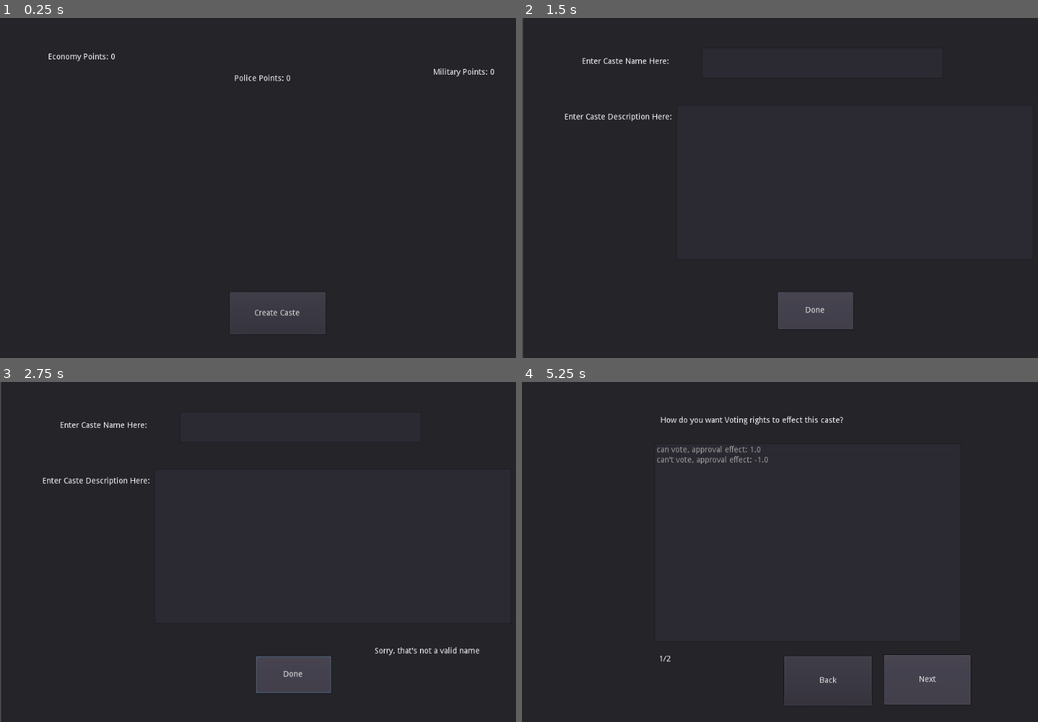
Above: before the commit, frames 1-4 (two rows, left to right).
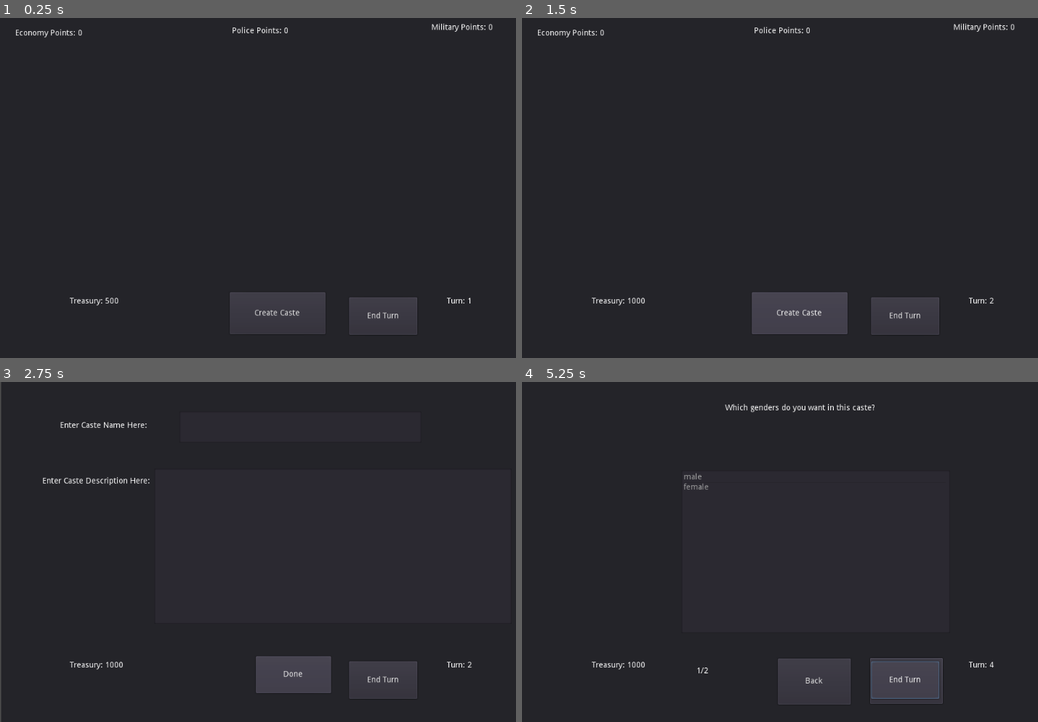
Above: after the commit, the same moments.

Repository: SeanKuehl/ProjectAutocrat
Game: Godot game, scene res://Scenes/root.tscn
Same seed, same stepped clock (60 frames per second), same inputs: the game is played once before the commit and once after it.
Inputs (mouse positions are in pixels of both pictures, inside the frame that each line leads up to):
- Up to frame 1 (0.25 s): no input
- Up to frame 2 (1.5 s): click (903, 317) at 0.5 s, where only the run after the commit has a clickable "End Turn"; click (826, 324) at 1.25 s, where only the run after the commit has a clickable "OK"
- Up to frame 3 (2.75 s): click (294, 674) at 2 s, where only the run before the commit has a clickable "Done"
- Up to frame 4 (5.25 s): click (821, 426) at 2.77 s; type "Alex" at 2.85 s; click (857, 545) at 3 s; type "12" at 3.08 s; click "Done" at 3.5 s; click "Next" at 4.25 s; click "Next" at 5 s

The runs differ from the first frame. In frame 1, 1.7% of the frame differs, in the area x 3-96%, y 1-94%; in frame 2, 2.8%; in frame 3, 1.3%; in frame 4, 3.1%, in the area x 13-92%, y 6-96%.

Commit message:
added random events and turns and made other changes

Diff:
--- a/Scenes/Castes/CasteEditMenu.tscn
+++ b/Scenes/Castes/CasteEditMenu.tscn
@@ -159,3 +159,5 @@
 [connection signal="pressed" from="SelectionsEditButton" to="." method="_on_SelectionsEditButton_pressed"]
 [connection signal="pressed" from="RightsEditButton" to="." method="_on_RightsEditButton_pressed"]
 [connection signal="pressed" from="OccupationsEditButton" to="." method="_on_OccupationsEditButton_pressed"]
+[connection signal="pressed" from="DoneButton" to="." method="_on_DoneButton_pressed"]
+[connection signal="pressed" from="DeleteCasteButton" to="." method="_on_DeleteCasteButton_pressed"]
--- a/Scenes/MainMenu/MainMenu.tscn
+++ b/Scenes/MainMenu/MainMenu.tscn
@@ -13,28 +13,28 @@
 }
 
 [node name="EconomyPointsLabel" type="Label" parent="."]
-margin_left = 85.3071
-margin_top = 61.7354
-margin_right = 217.307
-margin_bottom = 109.735
+margin_left = 26.9391
+margin_top = 20.2043
+margin_right = 158.939
+margin_bottom = 68.2039
 __meta__ = {
 "_edit_use_anchors_": false
 }
 
 [node name="PolicePointsLabel" type="Label" parent="."]
-margin_left = 413.066
-margin_top = 99.8991
-margin_right = 581.066
-margin_bottom = 169.899
+margin_left = 408.576
+margin_top = 15.7145
+margin_right = 576.576
+margin_bottom = 85.7144
 __meta__ = {
 "_edit_use_anchors_": false
 }
 
 [node name="MilitaryPointsLabel" type="Label" parent="."]
-margin_left = 763.274
-margin_top = 88.6745
-margin_right = 926.274
-margin_bottom = 170.674
+margin_left = 759.907
+margin_top = 10.1022
+margin_right = 922.907
+margin_bottom = 92.1017
 __meta__ = {
 "_edit_use_anchors_": false
 }
@@ -48,4 +48,33 @@
 __meta__ = {
 "_edit_use_anchors_": false
 }
+
+[node name="EndTurnButton" type="Button" parent="."]
+margin_left = 615.0
+margin_top = 493.0
+margin_right = 735.0
+margin_bottom = 559.0
+text = "End Turn"
+__meta__ = {
+"_edit_use_anchors_": false
+}
+
+[node name="TurnLabel" type="Label" parent="."]
+margin_left = 787.0
+margin_top = 493.0
+margin_right = 947.0
+margin_bottom = 556.0
+__meta__ = {
+"_edit_use_anchors_": false
+}
+
+[node name="TreasuryLabel" type="Label" parent="."]
+margin_left = 123.471
+margin_top = 492.761
+margin_right = 255.471
+margin_bottom = 552.761
+__meta__ = {
+"_edit_use_anchors_": false
+}
 [connection signal="pressed" from="CreateCasteButton" to="." method="_on_CreateCasteButton_pressed"]
+[connection signal="pressed" from="EndTurnButton" to="." method="_on_EndTurnButton_pressed"]
--- /dev/null
+++ b/Scenes/RandomEvents/RandomEventMenu.tscn
@@ -0,0 +1,51 @@
+[gd_scene load_steps=2 format=2]
+
+[ext_resource path="res://Scripts/RandomEvents/RandomEventMenu.gd" type="Script" id=1]
+
+[node name="RandomEventMenu" type="CanvasLayer"]
+script = ExtResource( 1 )
+
+[node name="Panel" type="Panel" parent="."]
+margin_right = 1037.0
+margin_bottom = 610.0
+__meta__ = {
+"_edit_use_anchors_": false
+}
+
+[node name="EventNameLabel" type="Label" parent="."]
+margin_left = 282.0
+margin_top = 49.0
+margin_right = 734.0
+margin_bottom = 107.0
+__meta__ = {
+"_edit_use_anchors_": false
+}
+
+[node name="EventDescLabel" type="Label" parent="."]
+margin_left = 196.0
+margin_top = 175.0
+margin_right = 905.0
+margin_bottom = 358.0
+__meta__ = {
+"_edit_use_anchors_": false
+}
+
+[node name="EventValuesLabel" type="Label" parent="."]
+margin_left = 247.344
+margin_top = 384.719
+margin_right = 837.344
+margin_bottom = 449.719
+__meta__ = {
+"_edit_use_anchors_": false
+}
+
+[node name="OKButton" type="Button" parent="."]
+margin_left = 479.208
+margin_top = 508.574
+margin_right = 591.208
+margin_bottom = 571.574
+text = "OK"
+__meta__ = {
+"_edit_use_anchors_": false
+}
+[connection signal="pressed" from="OKButton" to="." method="_on_OKButton_pressed"]
--- a/Scripts/Castes/Caste.gd
+++ b/Scripts/Castes/Caste.gd
@@ -153,6 +153,8 @@
 
 	return derefToSend
 
+
+
 func _on_EditButton_pressed():
 	#caste info could have been edited since last time, remake infoList
 	infoList = [casteName, casteDesc, selectionsList, rightsList, occupationList, ID]
--- a/Scripts/Castes/CasteEditMenu.gd
+++ b/Scripts/Castes/CasteEditMenu.gd
@@ -4,6 +4,9 @@
 signal UserWantsToEditSelections(selections, casteID)
 signal UserWantsToEditRights(rights, casteID)
 signal UserWantsToEditOccupations(occupations, casteID)
+
+signal UserIsDoneWithCasteEditMenu()
+signal UserWantsToDeleteCaste(casteID)
 
 
 var casteName = ""
@@ -96,3 +99,13 @@
 
 func _on_OccupationsEditButton_pressed():
 	emit_signal("UserWantsToEditOccupations", occupationList, ID)
+
+
+
+func _on_DoneButton_pressed():
+	emit_signal("UserIsDoneWithCasteEditMenu")
+
+
+func _on_DeleteCasteButton_pressed():
+
+	emit_signal("UserWantsToDeleteCaste", ID)
--- a/Scripts/GlobalScripts/Global.gd
+++ b/Scripts/GlobalScripts/Global.gd
@@ -9,6 +9,8 @@
 var listOfSelections = []	#other things will copy from here and make changes to their local copy
 var listOfRights = []
 var listOfOccupations = []
+
+var listOfRandomEvents = []
 
 var populationSize = 1000
 
@@ -79,5 +81,29 @@
 func SetListOfOccupations(newVal):
 	listOfOccupations = newVal
 
+func SetListOfRandomEvents(newVal):
+	listOfRandomEvents = newVal
+
+func GetRandomEventAtRandom():
+	#this will return a random random event
+	#if a certain random change is met
+
+	var minChance = 1
+	var maxChance = 4	#I will check if it's 4, this means there's basically a 1 in 4 chance of a random event
+
+	var rng = RandomNumberGenerator.new()
+	rng.randomize()
+	var weatherOrNotToHaveEvent = rng.randi_range(minChance, maxChance)	#max inclusive
+
+	if weatherOrNotToHaveEvent == 4:
+		#get a random random event
+		var minEventIndex = 0
+		var maxEventIndex = len(listOfRandomEvents)-1
+		return listOfRandomEvents[rng.randi_range(minEventIndex, maxEventIndex)]
+
+	else:
+		return []	#empty list, used to tell that there will be no random event this turn
+
+
 func _ready():
 	pass
--- a/Scripts/MainMenu/MainMenu.gd
+++ b/Scripts/MainMenu/MainMenu.gd
@@ -3,6 +3,8 @@
 onready var caste = load("res://Scenes/Castes/Caste.tscn")
 
 onready var casteEditMenu = load("res://Scenes/Castes/CasteEditMenu.tscn")
+
+onready var randomEventMenu = load("res://Scenes/RandomEvents/RandomEventMenu.tscn")
 
 signal UserWantsToCreateCaste()
 
@@ -19,12 +21,59 @@
 var polPopAndApprovalList = [0,0]	#pop, approval
 var occupationPoints = [0,0,0]	#econ, pol, mil
 
+var treasury = 500	#this is the initial amount in the treasury
+var turn = 1
+
+var numberOfCastesInRow = 1
+var startingX = 100
+var startingY = 200
+
+var casteTemporaryApprovalChanges = []
+var temporaryMilPointChanges = []
+var temporaryPolPointChanges = []
+
 func _ready():
+	var turnLabelText = "Turn: "+str(turn)
+	$TurnLabel.text = turnLabelText
+
+	var treasuryLabelText = "Treasury: "+str(treasury)
+	$TreasuryLabel.text = treasuryLabelText
+
+
 	casteEditMenu = casteEditMenu.instance()
+	casteEditMenu.connect("UserIsDoneWithCasteEditMenu", self, "HideCasteEditMenu")
+
+	casteEditMenu.connect("UserWantsToDeleteCaste", self, "DeleteCasteAndCloseEditMenu")
 	get_parent().ConnectCasteEditMenuSignals(casteEditMenu)
-
 	add_child(casteEditMenu)
 	get_node("CasteEditMenu").HideMyStuff()
+
+	randomEventMenu = randomEventMenu.instance()
+	randomEventMenu.connect("UserDoneWithRandomEventMenu", self, "HideRandomEventMenu")
+	add_child(randomEventMenu)
+	get_node("RandomEventMenu").HideMyStuff()
+
+
+func DeleteCasteAndCloseEditMenu(casteID):
+	#hide casteEditMenu
+	get_node("CasteEditMenu").HideMyStuff()
+
+	#remove the caste
+	var casteToRemove = 0
+	for x in range(0,len(casteList)):
+		if casteList[x].GetID() == casteID:
+			casteToRemove = casteList[x]
+
+	casteList.erase(casteToRemove)
+
+	#update all castes after this change
+	ResetCastesAfterChange()
+
+func HideCasteEditMenu():
+	get_node("CasteEditMenu").HideMyStuff()
+
+func HideRandomEventMenu():
+	get_node("RandomEventMenu").HideMyStuff()
 
 func Init(econPoints, polPoints, milPoints):
 	$EconomyPointsLabel.text = "Economy Points: "+str(econPoints)
@@ -39,7 +88,22 @@
 
 	newCaste.Init(newCasteInfo)
 	newCaste.CalculateRightsApproval()
-	newCaste.rect_global_position = Vector2(100,100)
+
+
+
+	if numberOfCastesInRow == 1:
+		newCaste.rect_global_position = Vector2(startingX,startingY)
+	elif numberOfCastesInRow == 2:
+		newCaste.rect_global_position = Vector2(startingX+200,startingY)
+	elif numberOfCastesInRow == 3:
+		newCaste.rect_global_position = Vector2(startingX+400,startingY)
+
+
+	numberOfCastesInRow += 1
+	if numberOfCastesInRow == 4:
+		startingY += 200
+		numberOfCastesInRow = 1
+
 	newCaste.connect("UserWantsToEditCaste", self, "DoEditCasteMenu")
 
 
@@ -430,3 +494,119 @@
 
 func _on_CreateCasteButton_pressed():
 	emit_signal("UserWantsToCreateCaste")
+
+func HandleRandomEvent(event):
+	#event values in the order:
+	#treasury adjustment, random caste adjustment, mil point change(temp), pol point change(temp)
+	var values = event.GetValues()
+
+	#adjust the treasury
+	treasury += int(values[0])
+
+	#if there is an amount to adjust a random caste by, adjust a random caste
+	if int(values[1]) == 0:
+		#no change, ignore
+		pass
+	else:
+		#there is a change, pick a random caste and apply the change to it
+		var rng = RandomNumberGenerator.new()
+		rng.randomize()
+		var randomCasteIndex = rng.randi_range(0, len(casteList)-1)	#max inclusive
+		var randomCasteID = casteList[randomCasteIndex].GetID()
+
+		for x in range(0,len(casteList)):
+			if casteList[x].GetID() == randomCasteID:
+				#casteTemporaryApprovalChanges
+				var old = casteList[x].GetRightsApproval()
+				var new = old + int(values[1])
+				casteList[x].SetRightsApproval(new)
+				casteTemporaryApprovalChanges.append([int(values[1]), turn+5, randomCasteID])	#in 5 turns this will be undone
+
+
+	#do temp military point change
+
+	milPopAndApprovalList[1] += int(values[2])	#the first one at [1] is approval
+	temporaryMilPointChanges.append([turn+5, int(values[2])])	#in 5 turns undo it
+
+
+	#do temp police point change
+
+	polPopAndApprovalList[1] += int(values[3])
+
+	temporaryPolPointChanges.append([turn+5, int(values[3])])
+
+
+func HandleRemovingTemporaryChanges():
+
+	#first check if any police point changes are due
+	var indexesToRemove = []
+	for x in range(0, len(temporaryPolPointChanges)):
+		var currentChange = temporaryPolPointChanges[x]
+		if currentChange[0] == turn:
+			#this change is due to be undone
+			polPopAndApprovalList[1] -= currentChange[1]
+			indexesToRemove.append([currentChange[0], currentChange[1]])
+
+	for x in indexesToRemove:
+		temporaryPolPointChanges.erase(x)
+
+
+	#next check if any military point changes are due
+	indexesToRemove = []
+	for x in range(0, len(temporaryMilPointChanges)):
+		var currentChange = temporaryMilPointChanges[x]
+		if currentChange[0] == turn:
+			#it's due to be undone
+			milPopAndApprovalList[1] -= currentChange[1]
+			indexesToRemove.append([currentChange[0], currentChange[1]])
+
+
+	for x in indexesToRemove:
+		temporaryPolPointChanges.erase(x)
+
+
+	#handle caste approval changes
+	#[int(values[1]), turn+5, randomCasteID]
+	indexesToRemove = []
+	for x in range(0, len(casteTemporaryApprovalChanges)):
+		var currentChange = casteTemporaryApprovalChanges[x]
+		if currentChange[1] == turn:
+			#it's due to be undone
+			UndoCasteTempApprovalChange(currentChange[2], currentChange[0])
+			indexesToRemove.append(currentChange)
+
+
+	for x in indexesToRemove:
+		casteTemporaryApprovalChanges.erase(x)
+
+
+
+
+func UndoCasteTempApprovalChange(casteID, value):
+
+	for x in range(0, len(casteList)):
+		if casteList[x].GetID() == casteID:
+			var old = casteList[x].GetRightsApproval()
+			var new = old - value
+			casteList[x].SetRightsApproval(new)
+
+func _on_EndTurnButton_pressed():
+	turn += 1
+	var turnLabelText = "Turn: "+str(turn)
+	$TurnLabel.text = turnLabelText
+
+	var randomEvent = Global.GetRandomEventAtRandom()
+	if typeof(randomEvent) == TYPE_OBJECT:
+		HandleRandomEvent(randomEvent)
+		get_node("RandomEventMenu").ShowMyStuff()
+		get_node("RandomEventMenu").ShowEvent(randomEvent)
+	else:
+		pass
+
+
+	#check if any temp changes need to be undone
+	HandleRemovingTemporaryChanges()
+
+	treasury += occupationPoints[0]	#econ points
+	var treasuryLabelText = "Treasury: "+str(treasury)
+	$TreasuryLabel.text = treasuryLabelText
--- /dev/null
+++ b/Scripts/RandomEvents/RandomEvent.gd
@@ -0,0 +1,40 @@
+
+var randomEventName = ""
+var randomEventDescription = ""
+var randomEventsValues = [0,0,0,0]	#treasury adjustment, random caste adjustment, mil point change(temp), pol point change(temp)
+
+# Called when the node enters the scene tree for the first time.
+func _ready():
+	pass # Replace with function body.
+
+#rawSelection is a list of strings where the first item is the name and the rest are the values
+func init(passedName, passedDesc, passedValues):
+
+
+	randomEventName = passedName
+
+	randomEventDescription = passedDesc
+
+	randomEventsValues = passedValues
+
+func copy(passedName, passedDesc, passedValues):
+	randomEventName = passedName
+
+	randomEventDescription = passedDesc
+
+	randomEventsValues = passedValues
+
+func GetName():
+	return randomEventName
+
+func GetDescription():
+	return randomEventDescription
+
+func GetValues():
+	return randomEventsValues
+
+
+
+# Called every frame. 'delta' is the elapsed time since the previous frame.
+#func _process(delta):
+#	pass
--- /dev/null
+++ b/Scripts/RandomEvents/RandomEventMenu.gd
@@ -0,0 +1,40 @@
+extends CanvasLayer
+
+
+
+signal UserDoneWithRandomEventMenu()
+
+
+func HideMyStuff():
+	$Panel.hide()
+	$EventNameLabel.hide()
+	$EventDescLabel.hide()
+	$EventValuesLabel.hide()
+	$OKButton.hide()
+
+func ShowMyStuff():
+	$Panel.show()
+	$EventNameLabel.show()
+	$EventDescLabel.show()
+	$EventValuesLabel.show()
+	$OKButton.show()
+
+
+
+
+func ShowEvent(event):
+	#maybe tell the user which caste is getting the approval change if needed
+
+	$EventNameLabel.text = event.GetName()
+	$EventDescLabel.text = event.GetDescription()
+
+	var values = event.GetValues()
+	var labelText = "Treasury change: "+str(values[0])+", caste approval change: "+str(values[1])+", military points change: "+str(values[2])+", "+" police points change: "+str(values[3])
+	$EventValuesLabel.text = labelText
+
+
+
+
+func _on_OKButton_pressed():
+
+	emit_signal("UserDoneWithRandomEventMenu")
--- /dev/null
+++ b/Scripts/RandomEvents/RandomEventsLoader.gd
@@ -0,0 +1,119 @@
+var sampleDir = "res://Assets/RandomEventsFolder/"
+var randomEventScript = load("res://Scripts/RandomEvents/RandomEvent.gd")
+
+# Called when the node enters the scene tree for the first time.
+func _ready():
+	pass
+
+
+func init():
+
+	var file = GetFilePathsInDirectory(sampleDir)
+
+	var randomEvents = ReadLinesFromFile(file[0])
+
+
+	var randomEventNames = []
+	var randomEventDesc = []
+	var randomEventValues = []
+
+	var listOfRandomEvents = []
+
+	var linesUsed = 0
+	#three lines per event
+
+	for x in randomEvents:
+
+		if linesUsed == 0:
+
+			var temp = x
+			if len(temp) == 0:
+				#it was blank, skip
+				pass
+			else:
+
+				randomEventNames.append(temp)
+
+			linesUsed += 1
+
+		elif linesUsed == 1:
+			var temp = x
+			if len(temp) == 0:
+				#it was blank, skip
+				pass
+			else:
+
+				randomEventDesc.append(temp)
+
+			linesUsed += 1
+
+		elif linesUsed == 2:
+			var temp = x.split(",")
+			if len(temp) == 0:
+				#if it was blank, skip
+				pass
+			else:
+				randomEventValues.append(temp)
+			linesUsed = 0
+
+
+
+	for x in range(0,len(randomEventNames)):
+		#all lists should be same length
+		var newEvent = randomEventScript.new()
+		newEvent.init(randomEventNames[x], randomEventDesc[x], randomEventValues[x])
+		listOfRandomEvents.append(newEvent)
+
+
+	Global.SetListOfRandomEvents(listOfRandomEvents)
+
+
+
+
+func ReadLinesFromFile(fileName):
+	var file = File.new()
+	file.open(fileName, File.READ)
+	var content = []
+	#check for empty lines! reading etc the file will add an empty line onto the end of it
+	var line = ""
+	while file.eof_reached() == false:
+		line = file.get_line()
+		if line == "":
+			#it's an empty line, ignore it
+			pass
+		else:
+			content.append(line)
+
+	file.close()
+
+
+	return content
+
+func GetFilePathsInDirectory(dir):
+
+	var fileNames = list_files_in_directory(dir)
+	var filePaths = []
+	#to read from the file, it will need the full path to the file
+	for x in fileNames:
+		filePaths.append(dir+x)
+
+	return filePaths
+
+
+#path, a file path
+func list_files_in_directory(path):
+	var files = []
+	var dir = Directory.new()
+	dir.open(path)
+	dir.list_dir_begin()
+
+	while true:
+		var file = dir.get_next()
+		if file == "":
+			break
+		elif not file.begins_with("."):
+			files.append(file)
+
+	dir.list_dir_end()
+
+	return files
--- a/Scripts/root.gd
+++ b/Scripts/root.gd
@@ -8,6 +8,8 @@
 
 onready var occupationLoaderScript = load("res://Scripts/Occupations/OccupationsLoader.gd")
 onready var occupationMenu = load("res://Scenes/Occupations/OccupationMenu.tscn")
+
+onready var randomEventLoaderScript = load("res://Scripts/RandomEvents/RandomEventsLoader.gd")
 
 onready var basicInfoMenu = load("res://Scenes/Castes/CasteBasicInfoMenu.tscn")
 
@@ -50,6 +52,9 @@
 	occupationLoaderScript = occupationLoaderScript.new()
 	occupationLoaderScript.init()
 
+	randomEventLoaderScript = randomEventLoaderScript.new()
+	randomEventLoaderScript.init()
+
 
 
 
@@ -212,9 +217,9 @@
 	#currentSelectionList
 
 	editingCaste = false
-	get_node("RightMenu").HideMyStuff()
-
-	emit_signal("EditCasteRights", currentRightList, currentCasteID)
+	get_node("SelectionMenu").HideMyStuff()
+
+	emit_signal("EditCasteSelections", currentSelectionList, currentCasteID)
 	#send the new name, desc and id back to main menu so it can edit the right caste
 	get_node("MainMenu").ShowMyStuff()
 
@@ -230,7 +235,7 @@
 	editingCaste = false
 	get_node("RightMenu").HideMyStuff()
 
-	emit_signal("EditCasteNameAndDesc", casteName, casteDescription, currentCasteID)
+	emit_signal("EditCasteRights", currentRightList, currentCasteID)
 	#send the new name, desc and id back to main menu so it can edit the right caste
 	get_node("MainMenu").ShowMyStuff()
 
Not shown, changed: .mono/metadata/ide_messaging_meta.txt
Not shown, added: Assets/RandomEventsFolder/RandomEventsFile.txt
